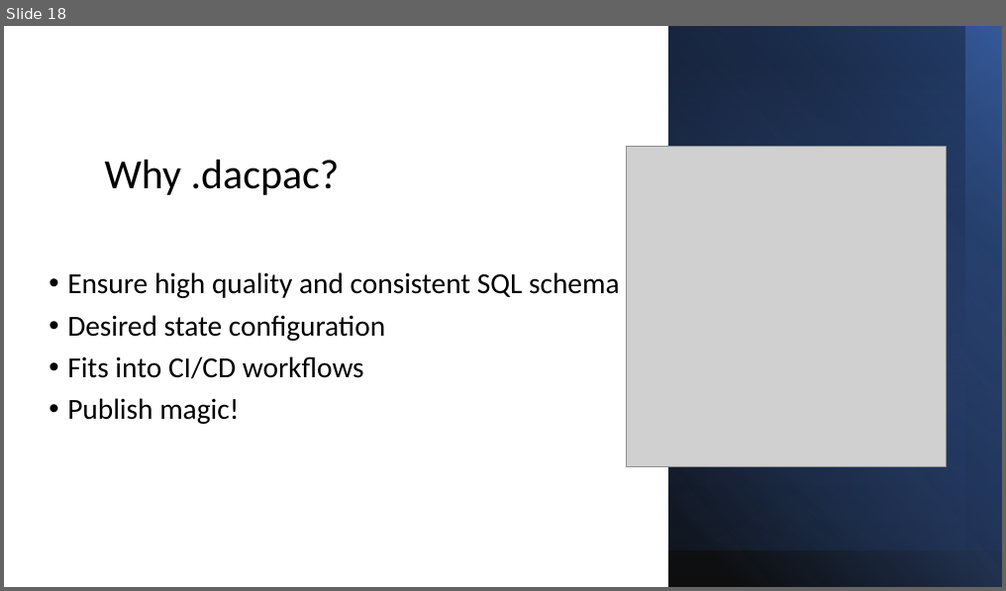
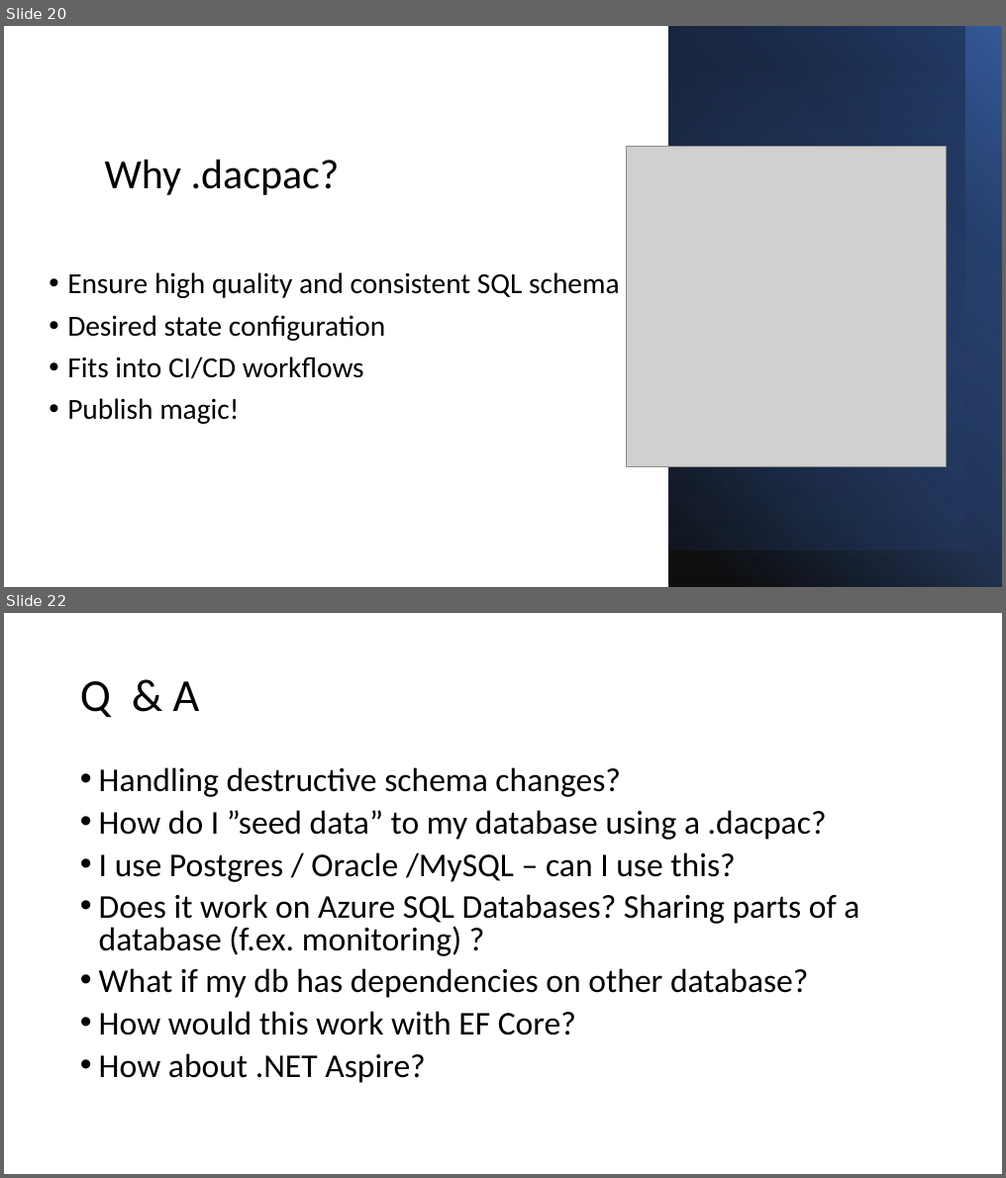
Before and after one commit to ErikEJ/DacpacDemo, a slide deck: What is dacpac-DBAVUG.pptx. Shown one above the other, each under a label of ours: slide 18 before the commit, slides 20 and 22 after it; the slides between them are not shown. The pictures are 1006x591 and 1006x1178 pixels, drawn with LibreOffice and Linux fonts; fonts in the diff are those of the drawing; grey boxes stand for pictures. Boxes give left, top, right and bottom in pixels: in the first picture for what was removed or moved away, otherwise in the second. Text is boxed around its words. In the diff, an @@ line names an element or a change of style, - is before the commit and + after.

Commit message:
Update slides

```diff
--- a/What is dacpac-DBAVUG.pptx
+++ b/What is dacpac-DBAVUG.pptx
@@ slide 22 added at (x1=4, y1=613, x2=1002, y2=1174), background #FFFFFF @@
@@ title added at (x1=80, y1=681, x2=200, y2=717), 44 pt, text #000000 @@
+Q & A
@@ text added at (x1=99, y1=767, x2=859, y2=1083), 32 pt, text #000000 @@
+• Handling destructive schema changes?
+• How do I ”seed data” to my database using a .dacpac?
+• I use Postgres / Oracle /MySQL – can I use this?
+• Does it work on Azure SQL Databases? Sharing parts of a database (f.ex. monitoring) ?
+• What if my db has dependencies on other database?
+• How would this work with EF Core?
+• How about .NET Aspire?
@@ what was slide 18 is now slide 20 @@
```
Also in this commit, not shown: 3 other slides added.
